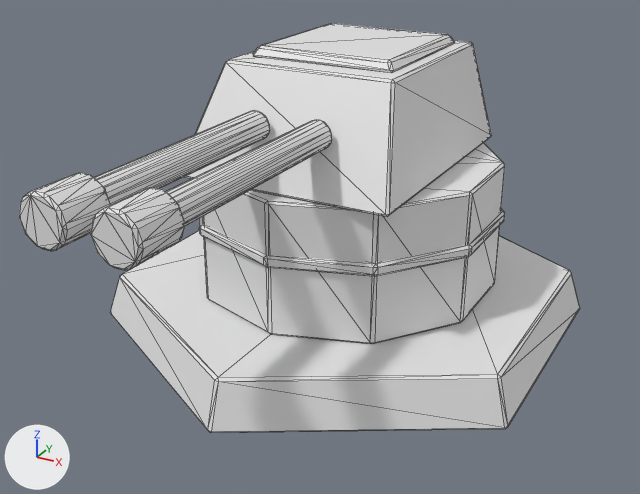
What one commit did to the glTF model art/units/turret.glb.
Both versions are drawn from a camera (50 mm lens) standing at (9.97, -19.65, 11.61) and looking at (0.18, -1.86, 2.71). Lighting does not change. The marker at lower left points along +X, +Y and +Z. The picture after the commit comes second. Mesh edges are drawn as thin lines. Vertices at exactly the same position are counted once.

The scene before the commit, as lines of its bpy script (objects in view):
```python
me_piece = bpy.data.meshes.new('piece')
me_piece.from_pydata(...)  # 468 vertices, 896 faces; spans x -5.7..5.7, y -9.8..6.6, z 0.0..7.4
ob_turret = bpy.data.objects.new('turret', me_piece)
ob_turret.location = (0.0, 0.0, 0.0)
```
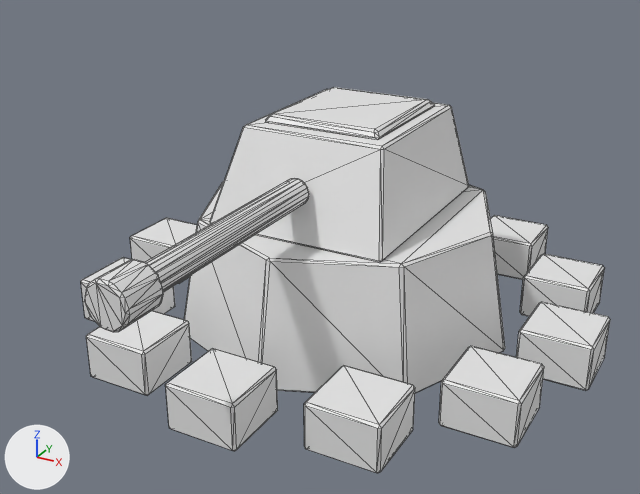
Pixel boxes (x1, y1, x2, y2) of what changed, in the pictures (640 x 494 px; the box of a moved part takes in the faces that stretch with it):
'turret', reshaped: before (19, 23, 580, 433); after (81, 87, 610, 473)
part 1 of me_piece, moved or reshaped: before (185, 40, 492, 217); after (210, 89, 469, 262)
part 2 of me_piece, moved or reshaped: before (253, 23, 455, 73); after (265, 87, 434, 140)
part 3 of me_piece, moved or reshaped: before (94, 110, 270, 205); after (145, 178, 309, 292)
part 4 of me_piece, moved or reshaped: before (19, 173, 111, 251); after (84, 259, 163, 332)
part 5 of me_piece, rebuilt (6% wider): before (203, 143, 505, 344); after (184, 181, 505, 393)
part 6 of me_piece, deleted: before (91, 187, 184, 270)
part 7 of me_piece, deleted: before (199, 209, 505, 276)
part 8 of me_piece, deleted: before (166, 120, 332, 227)
part 9 of me_piece, reshaped: before (110, 230, 580, 433); after (81, 215, 610, 473)

The change, as a diff of the scene's bpy script:
```diff
--- a/art/units/turret.glb.py
+++ b/art/units/turret.glb.py
@@ me_piece @@
 # used by ob_turret; location = (0.0, 0.0, 0.0)
-me_piece.from_pydata(...)  # 468 vertices, 896 faces; spans x -5.7..5.7, y -9.8..6.6, z 0.0..7.4
+me_piece.from_pydata(...)  # 504 vertices, 940 faces; spans x -6.9..6.9, y -9.4..6.9, z 0.0..5.8
+# me_piece part 1: the loose piece of 24 vertices spanning x -2.8..2.8, y -3.6..3.2, z 4.6..7.2 is scaled about its middle by (0.857, 0.851, 0.92), then moved by (0.0, 0.0, -1.5)
+# me_piece part 2: the loose piece of 24 vertices spanning x -1.9..1.9, y -1.6..2.4, z 7.2..7.4 is scaled about its middle by (0.831, 0.893, 0.762), then moved by (0.0, -0.2, -1.6)
+# me_piece part 3: the loose piece of 60 vertices spanning x -1.1..-0.5, y -9.5..-3.0, z 5.7..6.3 is moved by (0.8, 0.4, -1.6)
+# me_piece part 4: the loose piece of 60 vertices spanning x -1.3..-0.3, y -9.8..-8.6, z 5.5..6.5 is moved by (0.8, 0.4, -1.6)
+# me_piece part 5: the loose piece of 60 vertices spanning x -3.8..3.8, y -4.0..4.0, z 1.2..4.6 is rebuilt with 48 vertices and now spans x -4.6..4.6, y -4.6..4.6, z 0.0..3.2
+# me_piece part 6: the loose piece of 60 vertices spanning x 0.3..1.3, y -9.8..-8.6, z 5.5..6.5 is deleted
+# me_piece part 7: the loose piece of 60 vertices spanning x -3.9..3.9, y -4.1..4.1, z 3.0..3.3 is deleted
+# me_piece part 8: the loose piece of 60 vertices spanning x 0.5..1.1, y -9.5..-3.0, z 5.7..6.3 is deleted
+# me_piece part 9: 36 vertices removed from x -5.7..5.7, y -6.6..6.6, z 0.0..1.2; 288 vertices added at x -6.9..6.9, y -6.9..6.9, z 0.0..1.2
+# other edits to the shape of me_piece do not show in these pictures
```
